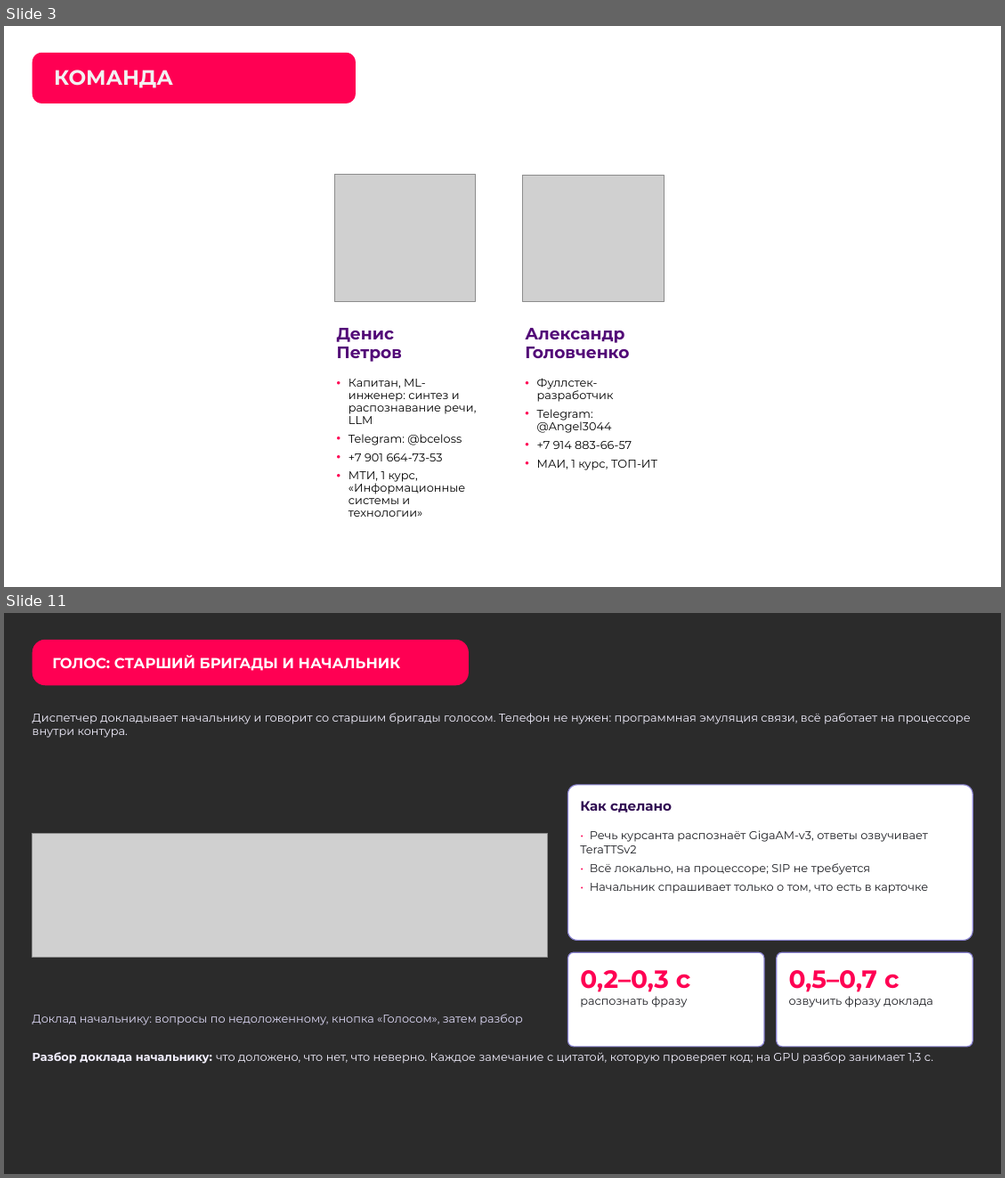
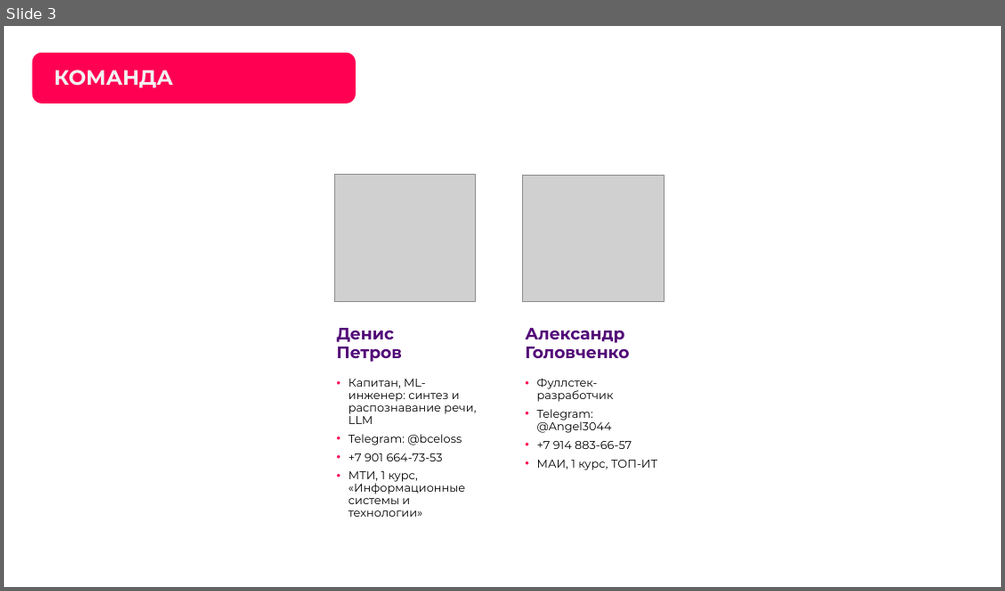
Before and after one commit to Den4ikAI/arm112-trainer_final, a slide deck: docs/презентация.pptx. Shown one above the other, each under a label of ours: slides 3 and 11 before the commit, slide 3 after it; the slides between them are not shown. The pictures are 1005x1178 and 1005x591 pixels, drawn with LibreOffice and Linux fonts; fonts in the diff are those of the drawing; grey boxes stand for pictures; background and template pictures are left out; a plain dark background stands for a picture behind light text. Boxes give left, top, right and bottom in pixels: in the first picture for what was removed or moved away, otherwise in the second. Text is boxed around its words. In the diff, an @@ line names an element or a change of style, - is before the commit and + after.

Commit message:
Презентация финала: тренажёр диспетчера ДДС — 17 слайдов, обязательный блок шаблона

```diff
--- a/docs/презентация.pptx
+++ b/docs/презентация.pptx
@@ slide 11 removed at (4,613,1001,1174), background picture (left out) @@
@@ rounded rectangle removed at (32,639,469,685) @@
-ГОЛОС: СТАРШИЙ БРИГАДЫ И НАЧАЛЬНИК
@@ text removed at (32,713,971,738) @@
-Диспетчер докладывает начальнику и говорит со старшим бригады голосом. Телефон не нужен: программная эмуляция связи, всё работает на процессоре внутри контура.
@@ rounded rectangle removed at (568,785,972,941) @@
@@ text removed at (580,801,672,812) @@
-Как сделано
@@ picture removed at (32,833,548,957) @@
@@ text removed at (580,830,928,893) @@
-• Речь курсанта распознаёт GigaAM-v3, ответы озвучивает TeraTTSv2
-• Всё локально, на процессоре; SIP не требуется
-• Начальник спрашивает только о том, что есть в карточке
@@ rounded rectangle removed at (568,952,764,1046) @@
@@ rounded rectangle removed at (777,952,972,1046) @@
@@ text removed at (580,970,691,992) @@
-0,2–0,3 с
@@ text removed at (789,970,899,992) @@
-0,5–0,7 с
@@ text removed at (580,996,687,1007) @@
-распознать фразу
@@ text removed at (789,996,933,1007) @@
-озвучить фразу доклада
@@ text removed at (32,1013,522,1025) @@
-Доклад начальнику: вопросы по недоложенному, кнопка «Голосом», затем разбор
@@ text removed at (32,1052,933,1063) @@
-Разбор доклада начальнику: что доложено, что нет, что неверно. Каждое замечание с цитатой, которую проверяет код; на GPU разбор занимает 1,3 с.
```
Also in this commit, not shown: 5 slides changed, 11 slides added, 20 other slides removed, 15 other files.
